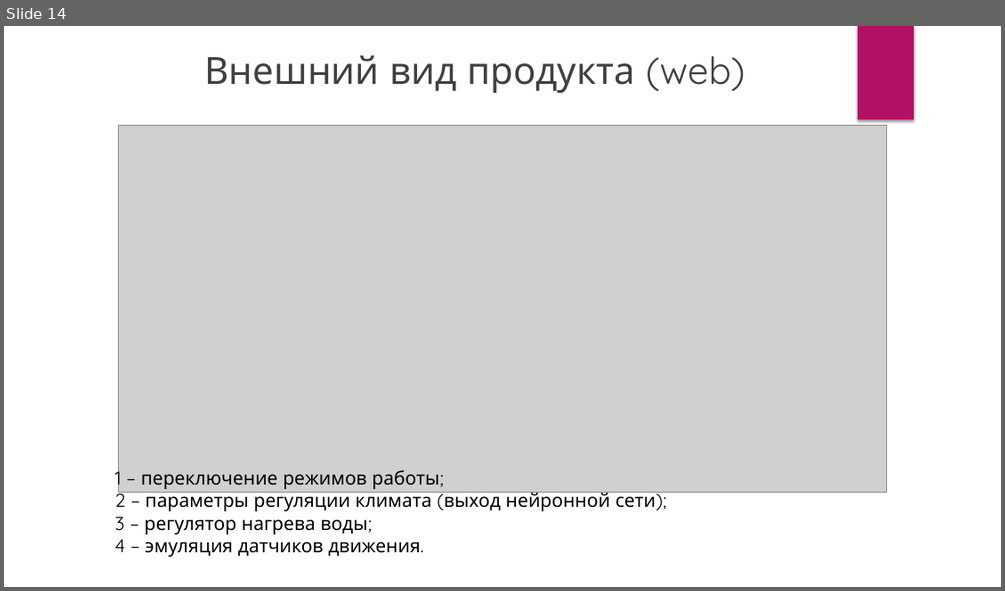
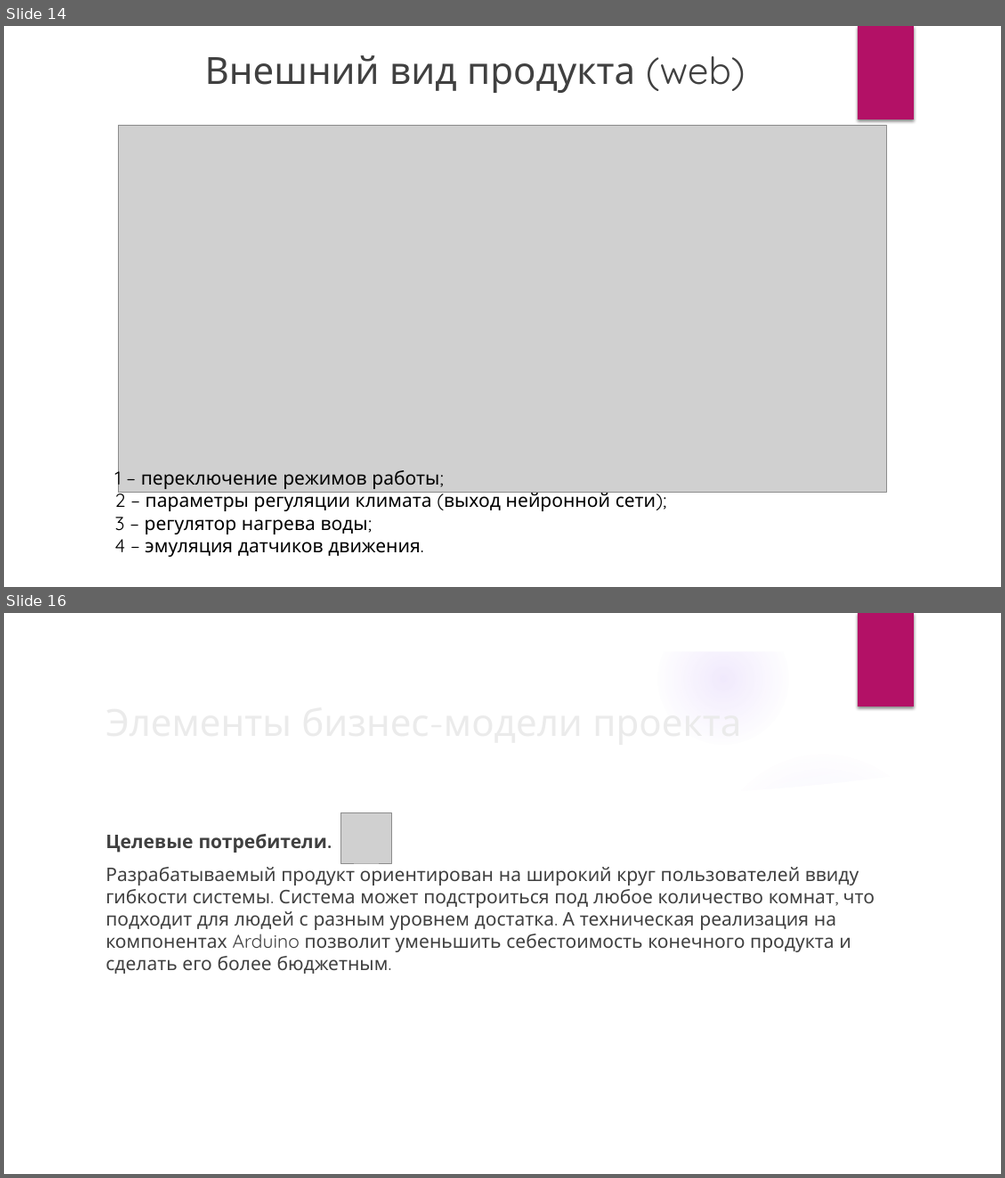
Before and after one commit to Corvin71/neuro-hack, a slide deck: present.pptx. Shown one above the other, each under a label of ours: slide 14 before the commit, slides 14 and 16 after it; the slides between them are not shown. The pictures are 1005x591 and 1005x1178 pixels, drawn with LibreOffice and Linux fonts; fonts in the diff are those of the drawing; grey boxes stand for pictures; background and template pictures are left out. Boxes give left, top, right and bottom in pixels: in the first picture for what was removed or moved away, otherwise in the second. Text is boxed around its words. In the diff, an @@ line names an element or a change of style, - is before the commit and + after.

```diff
--- a/present.pptx
+++ b/present.pptx
@@ slide 16 added at (4, 613, 1001, 1174), background picture (left out); not listed: 1 template element that a slide beside it also shows @@
@@ group added at (4, 613, 1001, 1174): 5 ellipses, 3 freeform shapes @@
@@ title added at (98, 692, 815, 750), 36 pt, text #EBEBEB @@
+Элементы бизнес-модели проекта
@@ picture added at (341, 812, 391, 863) @@
@@ text added at (105, 834, 874, 973), 18 pt, text #404040 @@
+Целевые потребители.
+Разрабатываемый продукт ориентирован на широкий круг пользователей ввиду гибкости системы. Система может подстроиться под любое количество комнат, что подходит для людей с разным уровнем достатка. А техническая реализация на компонентах Arduino позволит уменьшить себестоимость конечного продукта и сделать его более бюджетным.
```
Also in this commit, not shown: 2 slides changed, 1 other slide added.
